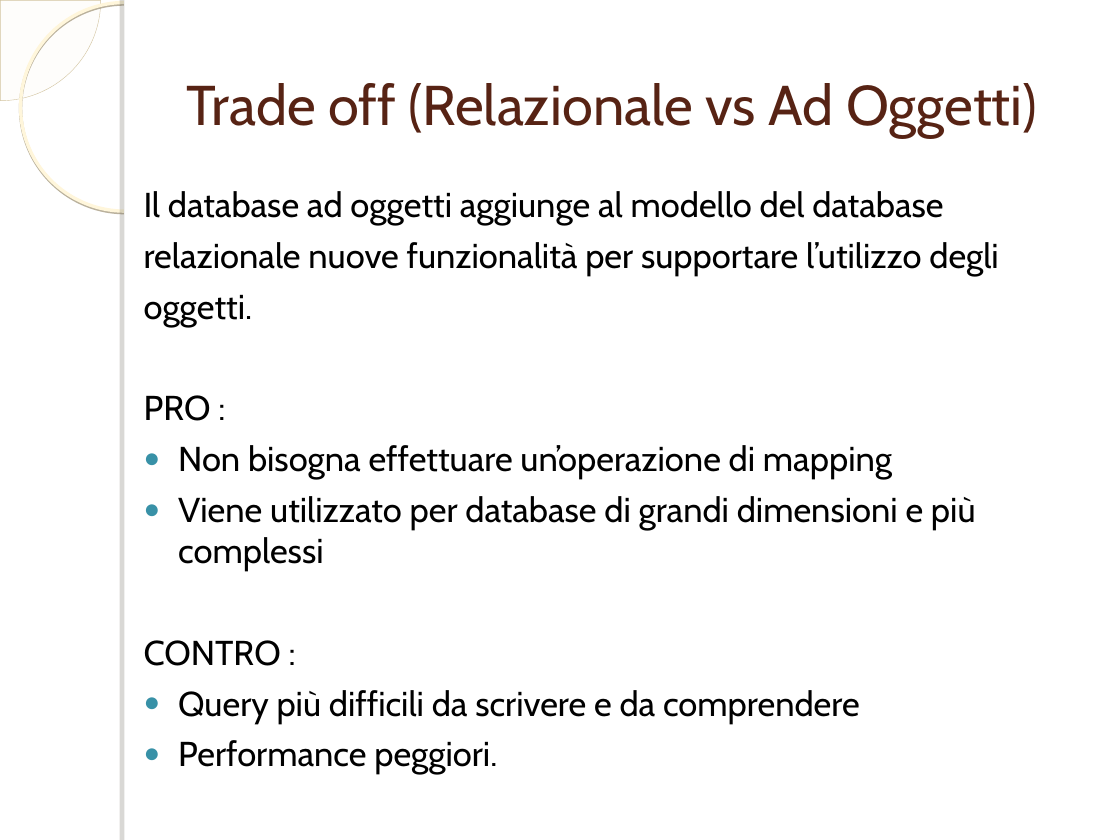
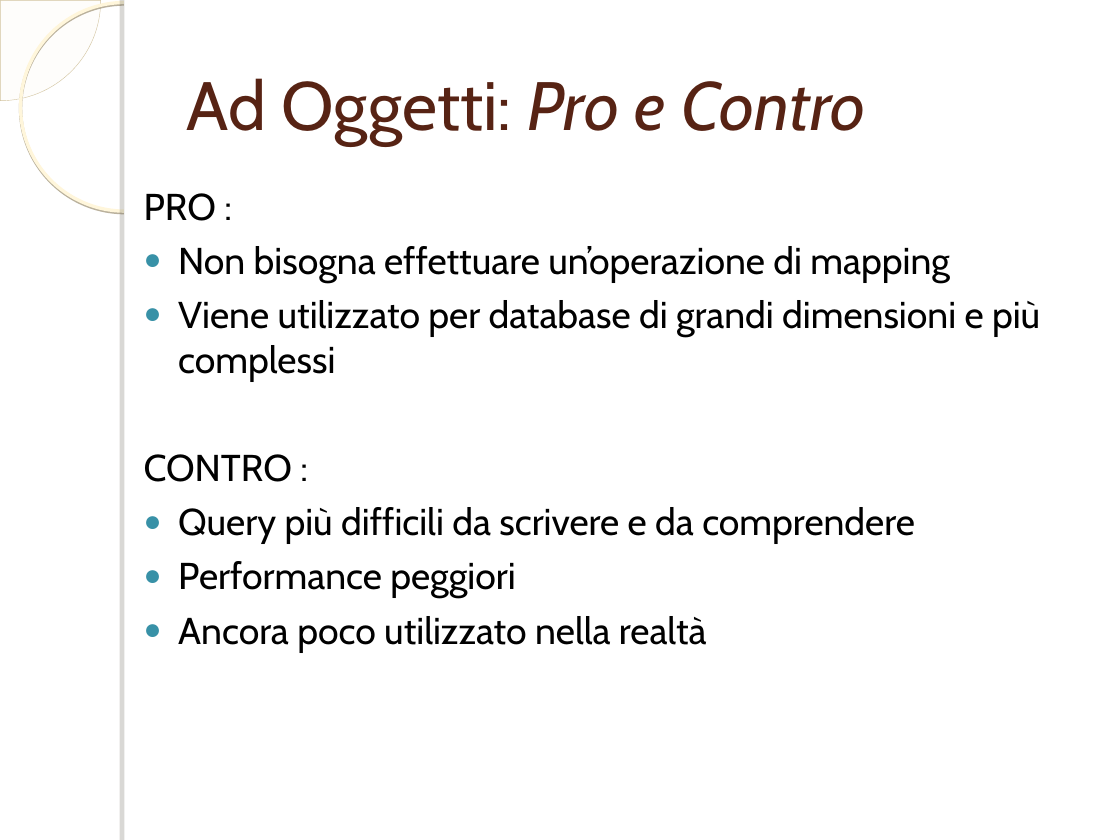
Before and after one commit to ammirate/at-silo, a slide deck: slide 4 of documenti_comuni/PresentazioneDB.ppt. Drawn at 1120x840 pixels with LibreOffice and Linux fonts; fonts in the diff are those of the drawing; background and template pictures are left out. Boxes give left, top, right and bottom in pixels: in the first picture for what was removed or moved away, otherwise in the second. Text is boxed around its words. In the diff, an @@ line names an element or a change of style, - is before the commit and + after.

```diff
--- a/documenti_comuni/PresentazioneDB.ppt
+++ b/documenti_comuni/PresentazioneDB.ppt
@@ title at <box>187,78,866,146</box>: text changed; size 36 to 44 pt @@
-Trade off (Relazionale vs Ad Oggetti)
+Ad Oggetti: Pro e Contro
@@ text at <box>144,191,998,327</box>: paragraphs removed @@
-Il database ad oggetti aggiunge al modello del database
-relazionale nuove funzionalità per supportare l’utilizzo degli
-oggetti.
@@ text at <box>144,193,1040,544</box>: size 22.2 to 24 pt in "PRO :", "Non bisogna effettuare un’operazione di mapping", "Viene utilizzato per database di grandi dimensioni ...", "CONTRO :" and 1 more places @@
@@ text at <box>178,561,707,652</box>: text changed; size 22.2 to 24 pt @@
-● Performance peggiori.
+● Performance peggiori
+● Ancora poco utilizzato nella realtà
```
Also in this commit, not shown: 14 other slides changed, 3 slides added, 1 slide removed.
